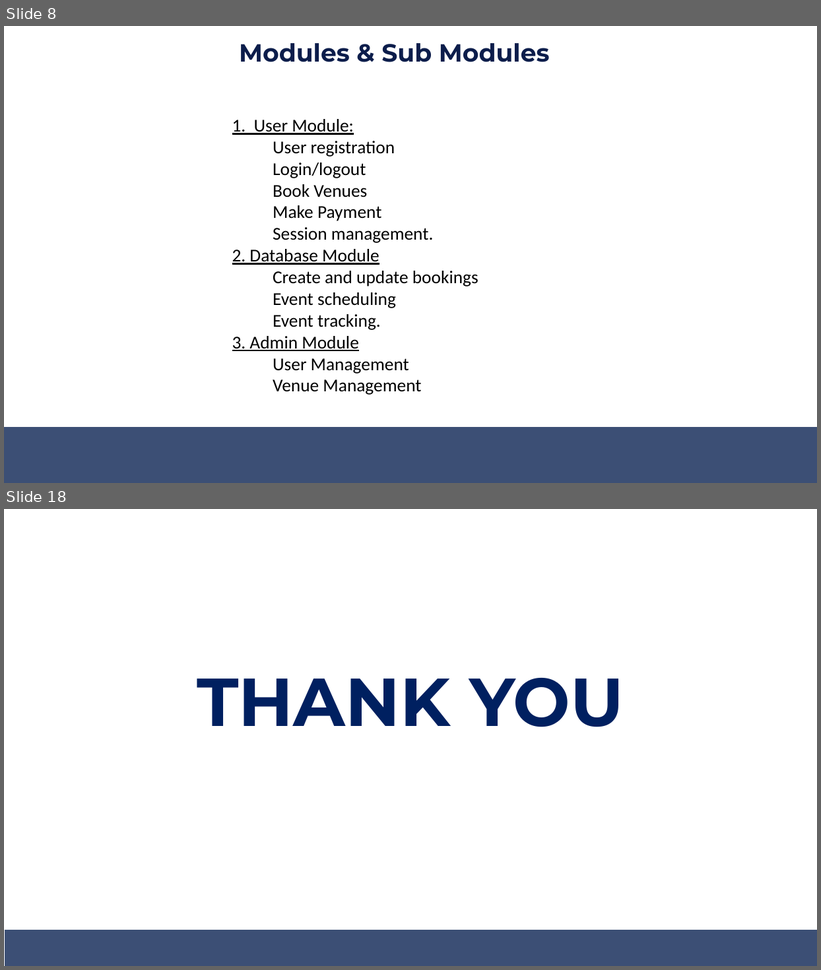
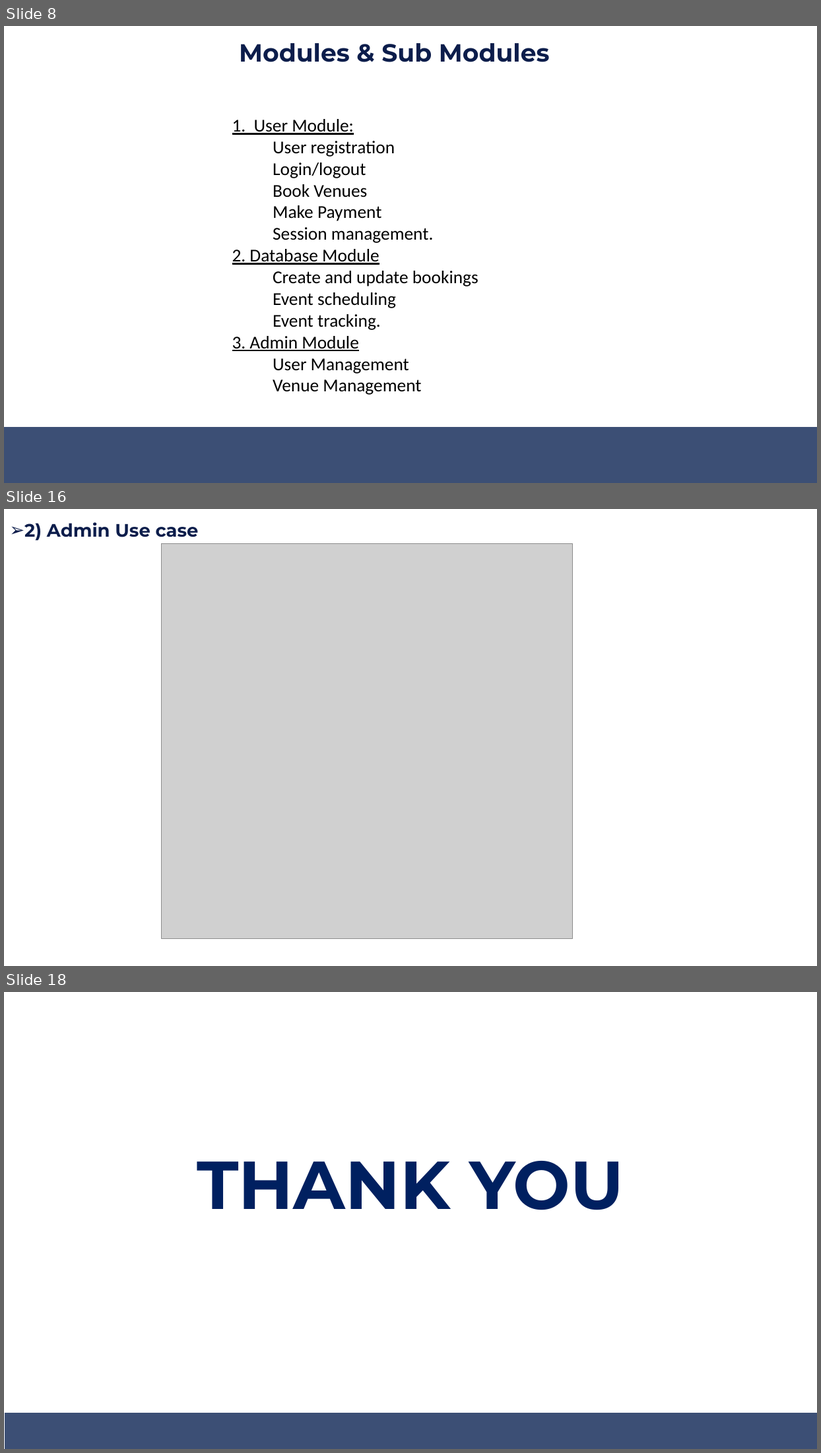
Before and after one commit to fahad-cpp/EventSync, a slide deck: Presentation/EventSync(Final Reporting).pptx. Shown one above the other, each under a label of ours: slides 8 and 18 before the commit, slides 8, 16 and 18 after it; the slides between them are not shown. The pictures are 821x970 and 821x1453 pixels, drawn with LibreOffice and Linux fonts; fonts in the diff are those of the drawing; grey boxes stand for pictures. Boxes give left, top, right and bottom in pixels: in the first picture for what was removed or moved away, otherwise in the second. Text is boxed around its words. In the diff, an @@ line names an element or a change of style, - is before the commit and + after.

```diff
--- a/Presentation/EventSync(Final Reporting).pptx
+++ b/Presentation/EventSync(Final Reporting).pptx
@@ slide 16 added at (x1=4, y1=509, x2=817, y2=966), background #FFFFFF @@
@@ text added at (x1=24, y1=522, x2=199, y2=541), 32 pt, text #0C1D4B, bold @@
+➢ 2) Admin Use case
@@ picture added at (x1=161, y1=543, x2=572, y2=939) @@
```
Also in this commit, not shown: 9 slides changed, 1 other slide added, 2 slides removed, 4 other files.
